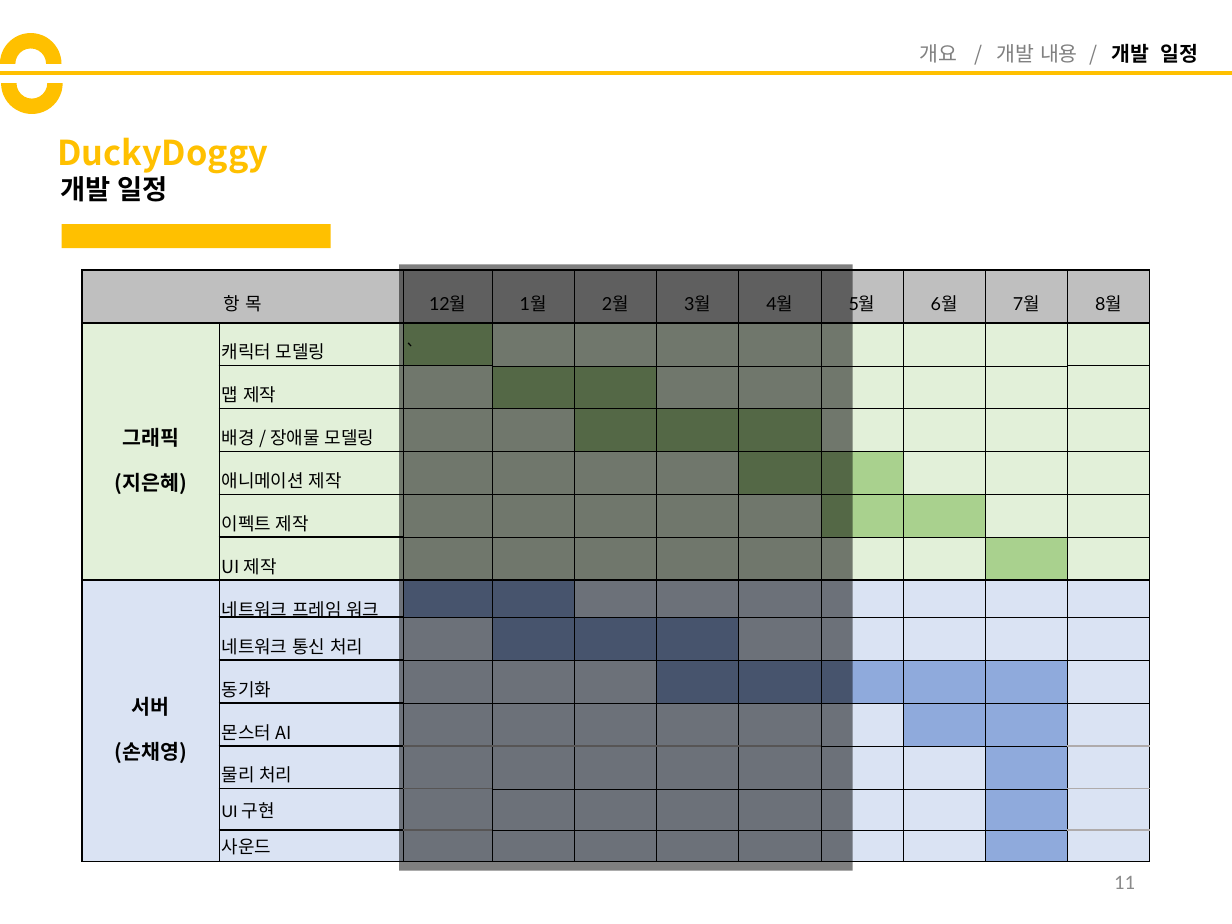
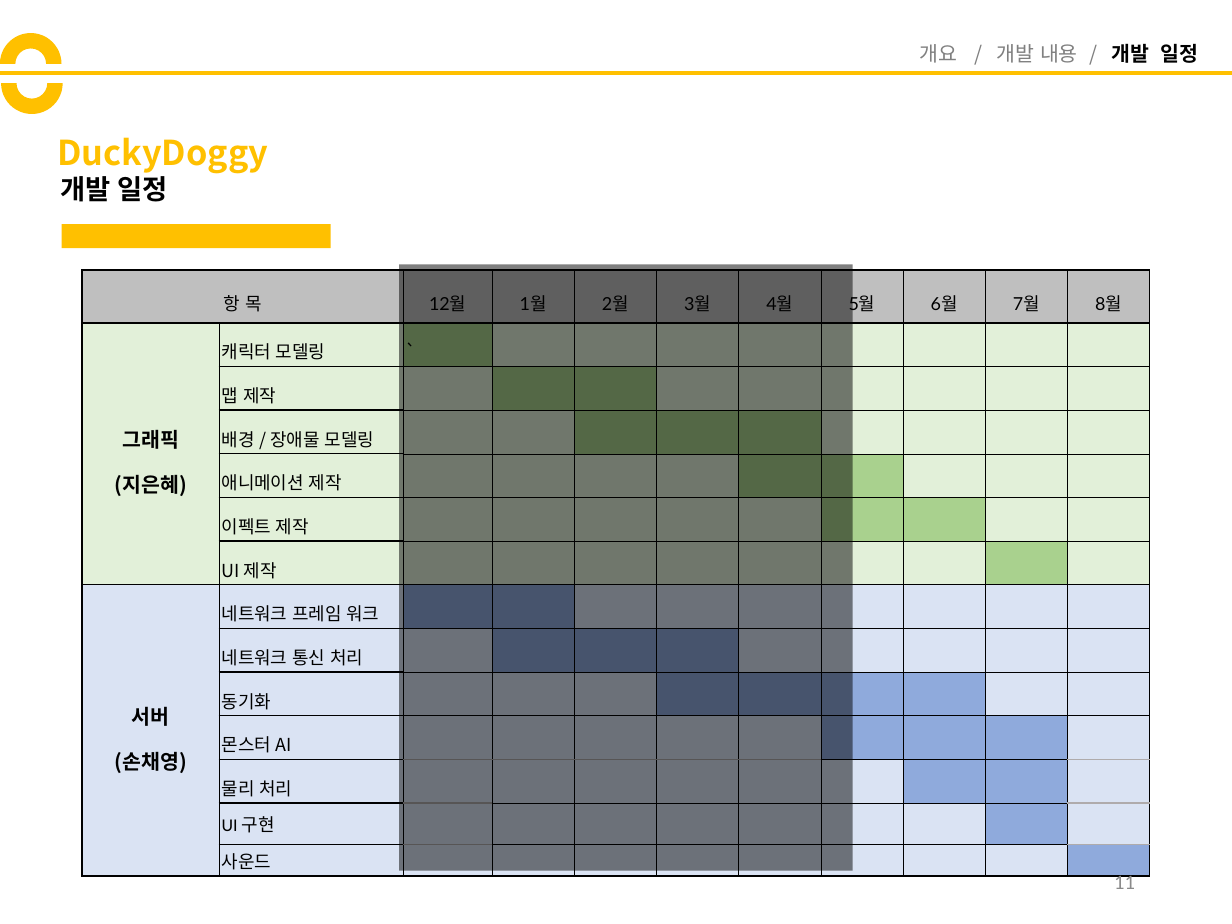
Before and after one commit to codnsj81/HuffAndPuff, a slide deck: slide 11 of 기획 문서/DuckyDoggy_중간발표.pptx. Drawn at 1232x924 pixels with LibreOffice and Linux fonts; fonts in the diff are those of the drawing. Boxes give left, top, right and bottom in pixels: in the first picture for what was removed or moved away, otherwise in the second. Text is boxed around its words. In the diff, an @@ line names an element or a change of style, - is before the commit and + after.

```diff
--- a/기획 문서/DuckyDoggy_중간발표.pptx
+++ b/기획 문서/DuckyDoggy_중간발표.pptx
@@ table at [83, 270, 1152, 874] @@
@@ fill #8FAADC to #DAE3F3 in 2 cells @@
@@ fill #DAE3F3 to #8FAADC in 3 cells @@
```
Also in this commit, not shown: 2 other slides changed.
